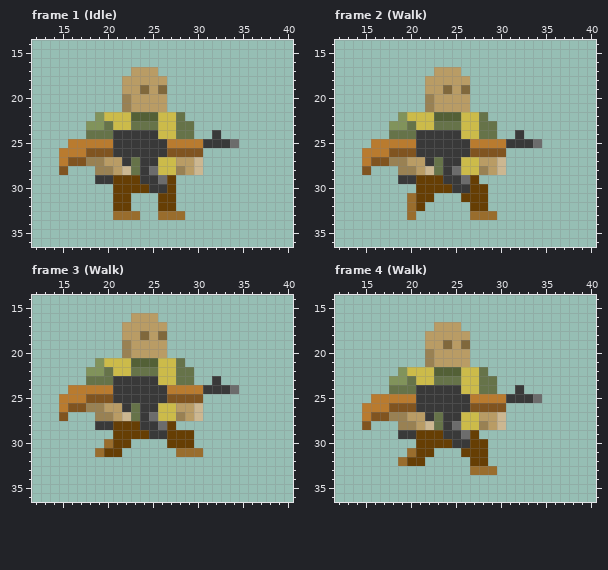
Pixel-art file: HumanShooter1.aseprite. The picture above was drawn from the file before the commit.
48x48 pixels, 14 frames. Shown: frame 1 (Idle): x 12..40, y 14..36; frame 2 (Walk): x 12..40, y 14..36; frame 3 (Walk): x 12..40, y 14..36; frame 4 (Walk): x 12..40, y 14..36. The commit also changed other frames, which this record leaves out.
After:
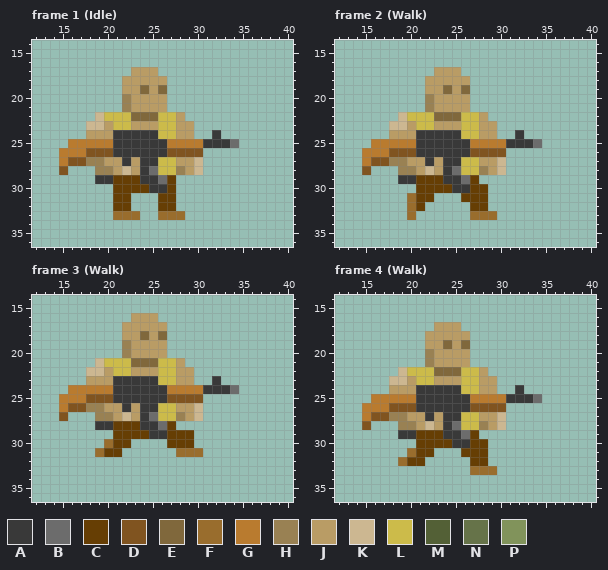
Palette (. is transparent): A #393939  B #6c6c6c  C #663e04  D #805420  E #80683c  F #996d2d  G #b97b2f  H #998153  J #b99c65  K #ccb791  L #ccbb4a  M #536036  N #667349  P #81935b
Changes in this commit:
--- frame 1 (Idle), layer "gob"
@@ x 16..31 @@
 21 ......HJJJJ.....
-22 ...PLLLMMMLLN...
-23 ..PPNLLNNNLLNN..
-24 ..NNNAAAAALLNN..
+22 ...KLLLEEELLJ...
+23 ..KKJLLJJJLLJJ..
+24 ..JJJAAAAALLJJ..
 25 GGGGGAAAAAAGGGGA
 26 GGDDDAAAAAADDDD.
-27 DDHHJJANAALLJJK.
-28 ...HHJKNABLLHJK.
+27 DDHHJJAJAALLJJK.
+28 ...HHJKJABLLHJK.
 29 ...AACCCAABC....
--- frame 2 (Walk), layer "gob": the same change as frame 1 (Idle)
--- frame 3 (Walk), layer "gob"
@@ x 16..31 @@
 20 ......HJJJJ.....
-21 ...PLLLMMMLLN...
-22 ..PPNLLNNNLLNN..
-23 ..NNNAAAAALLNN..
+21 ...KLLLEEELLJ...
+22 ..KKJLLJJJLLJJ..
+23 ..JJJAAAAALLJJ..
 24 GGGGGAAAAAAGGGGA
 25 GGDDDAAAAAADDDD.
-26 DDHHJJANAALLJJK.
-27 ...HHJKNABLLHJK.
+26 DDHHJJAJAALLJJK.
+27 ...HHJKJABLLHJK.
 28 ...AACCCAABC....
--- frame 4 (Walk), layer "gob": the same change as frame 1 (Idle)
Boxes around the changes in both pictures, in picture pixels (x1, y1, x2, y2):
changed: (86, 112, 194, 175)
changed: (389, 112, 497, 175)
changed: (86, 358, 194, 421)
changed: (389, 367, 497, 430)
